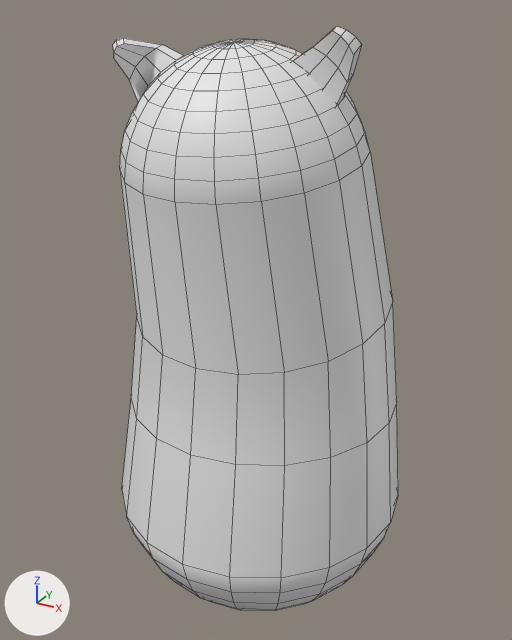
Before and after pictures for a commit that changed the FBX model ArtAssets/Environment/SM_WoobleToy.fbx.
Before and after are seen from a 50 mm lens placed at (1.002, -1.85, 1.9), pointed at (-0.026, 0.018, 0.965). The lights are fixed; the arrows at lower left show +X, +Y and +Z. The first picture is the older version. Mesh edges are drawn as thin lines. Where no turn or scale is listed for an object, it has been applied to the vertices. Vertices at exactly the same position are counted once.

In view in the first picture: 'SM_WoobleToy'.
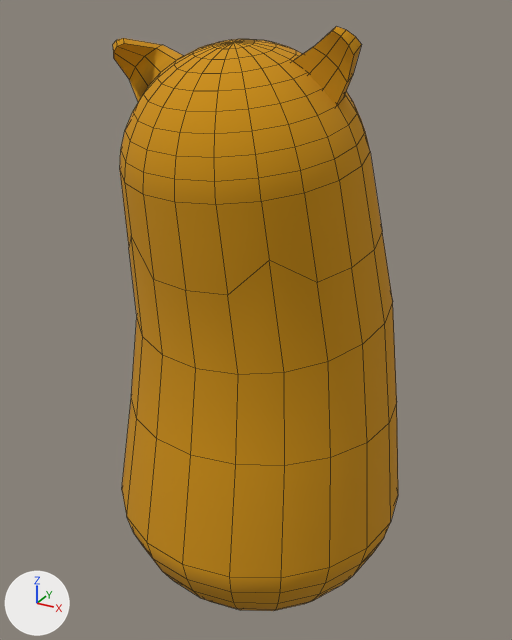
What changed in the scene script:
```text
Add mat_trimsheet:
    mat_trimsheet = principled_material('TrimSheet')
    mat_trimsheet.base_color = (0.615, 0.277, 0.0)  # orange #ce9000
    mat_trimsheet.roughness = 1.0
Change me_mesh:
    used by ob_sm_woobletoy; location = (0.0, 0.0, 0.0)
    remove me_mesh.from_pydata(...)  # 442 vertices, 458 faces; spans x -0.49..0.49, y -0.49..0.49, z -0.06..1.86
    add me_mesh.from_pydata(...)  # 462 vertices, 478 faces; spans x -0.49..0.49, y -0.49..0.49, z -0.06..1.86
    me_mesh part 1
    20 faces are deleted
    20 vertices are added at x -0.38..0.38, y -0.41..0.34, z 1.22..1.35
    40 new faces join them
    me_mesh part 2: 438 faces spanning x -0.49..0.49, y -0.49..0.49, z -0.06..1.86 switch from mat_openpbr_shader1 (white #e7e7e7) to mat_trimsheet (orange #ce9000)
```

Where the change shows, as pixel boxes [x1, y1, x2, y2] in the pictures (512 x 640 px):
part 1 of me_mesh, reshaped
    both: [120, 153, 393, 375]
part 2 of me_mesh, recoloured (white to orange)
    both: [113, 26, 398, 611]
